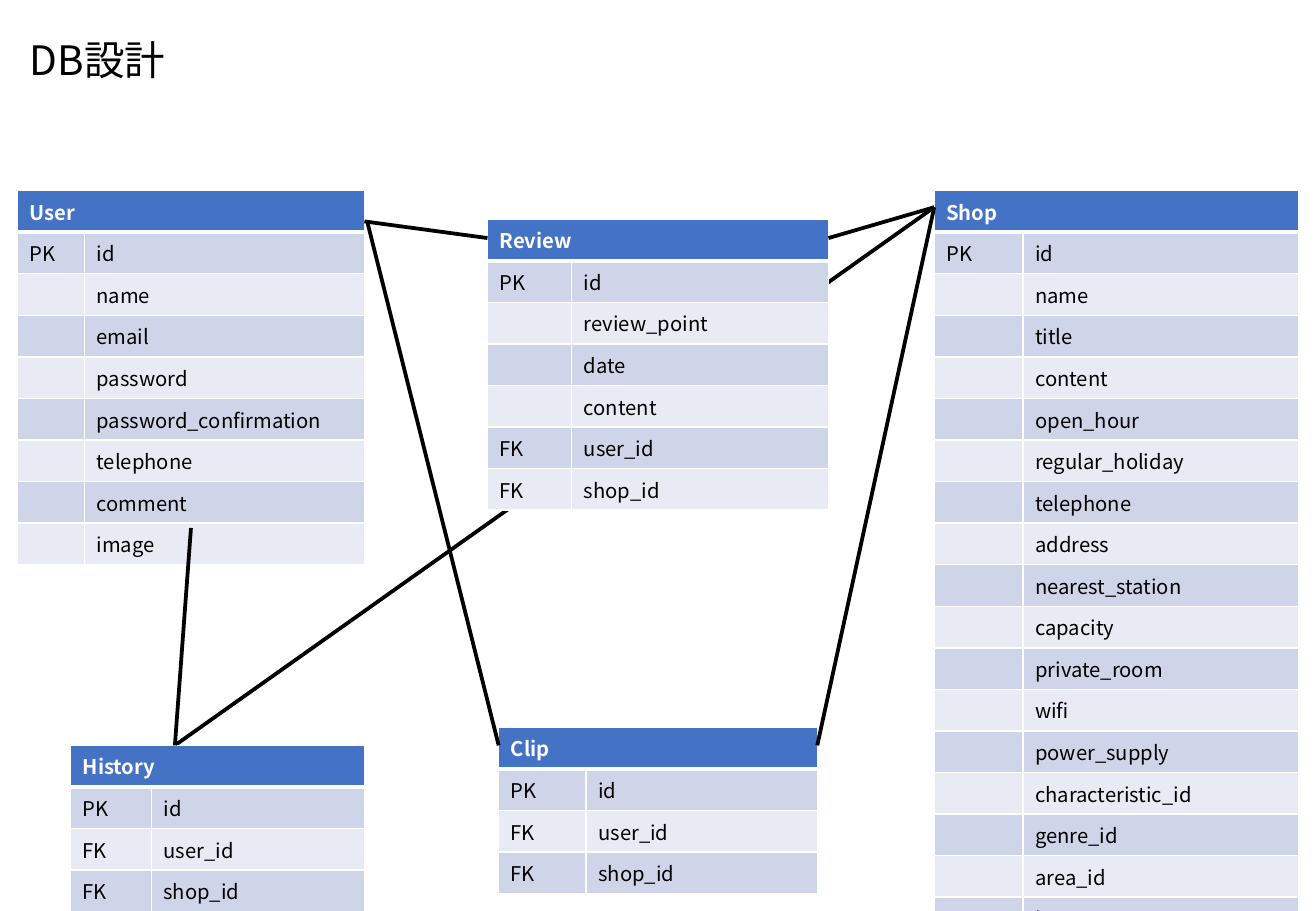
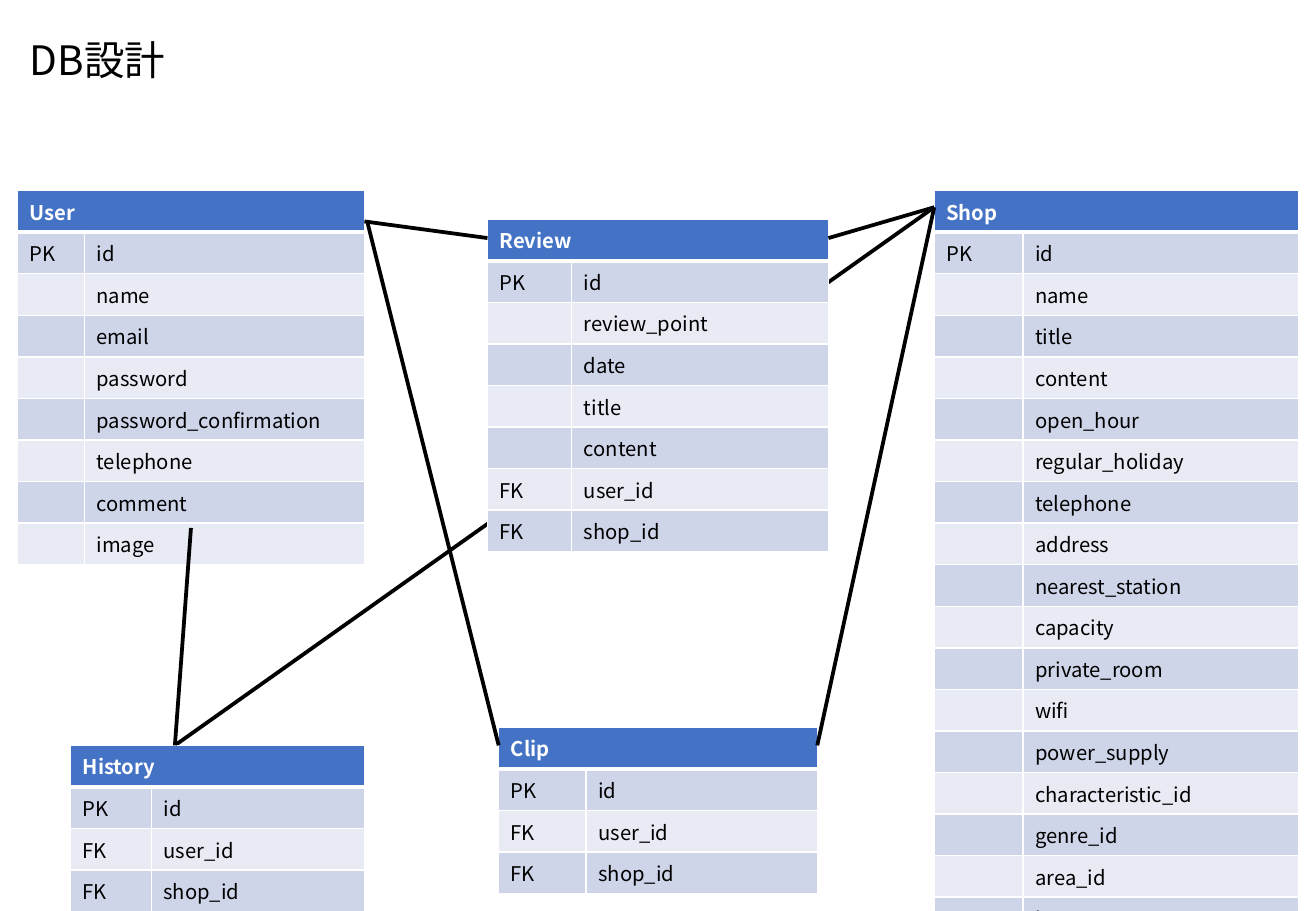
Before and after one commit to jus37/work-space, a slide deck: slide 1 of ER図.pptx. Drawn at 1316x911 pixels with LibreOffice and Linux fonts; fonts in the diff are those of the drawing. Boxes give left, top, right and bottom in pixels: in the first picture for what was removed or moved away, otherwise in the second. Text is boxed around its words. In the diff, an @@ line names an element or a change of style, - is before the commit and + after.

```diff
--- a/ER図.pptx
+++ b/ER図.pptx
@@ table at bbox=[487, 220, 828, 548] @@
+row 5:  | title
```
Also in this commit, not shown: 10 other files.
